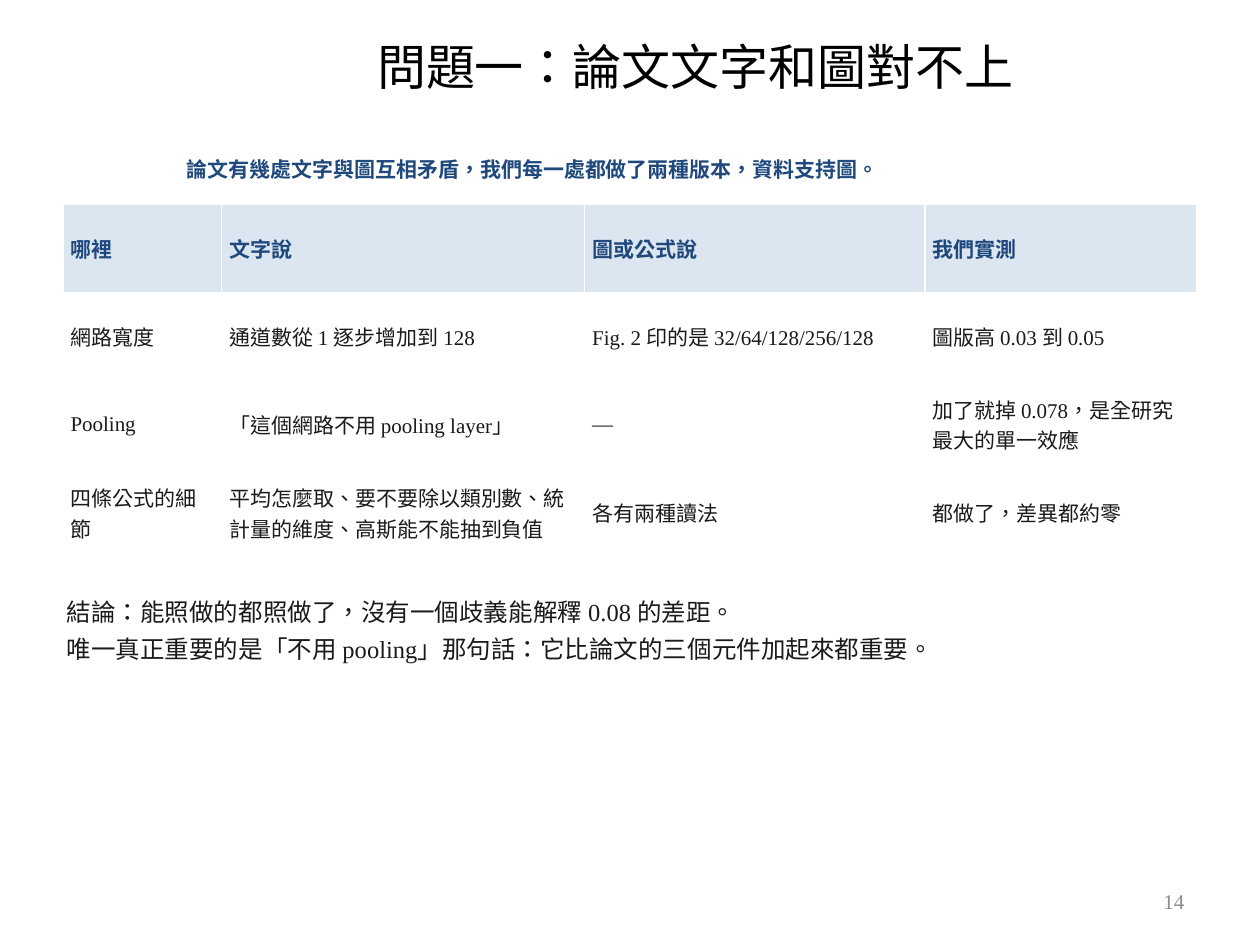
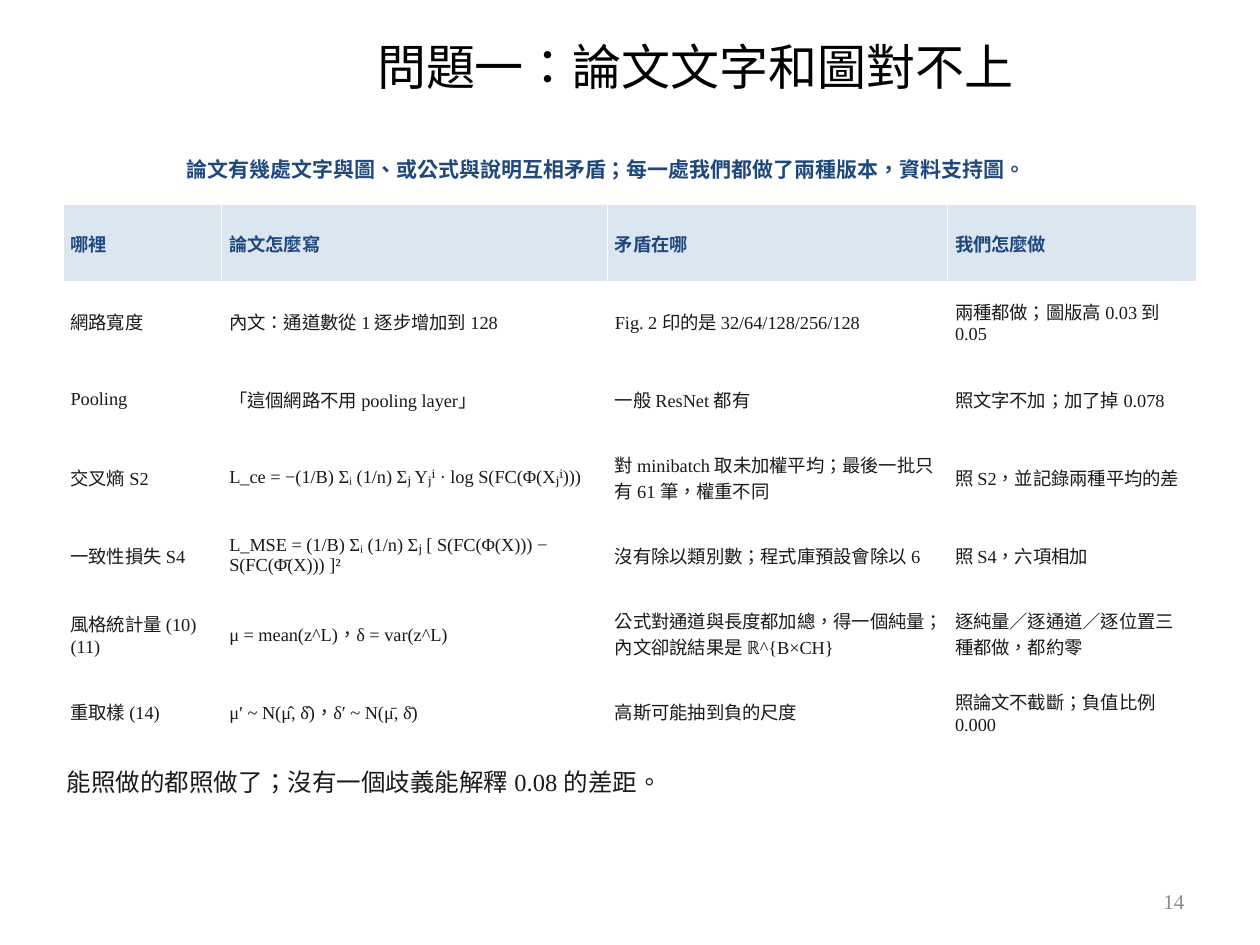
Before and after one commit to wintera1233/cdcnn, a slide deck: slide 14 of reports/09-22-merged.pptx. Drawn at 1260x945 pixels with LibreOffice and Linux fonts; fonts in the diff are those of the drawing; background and template pictures are left out. Boxes give left, top, right and bottom in pixels: in the first picture for what was removed or moved away, otherwise in the second. Text is boxed around its words. In the diff, an @@ line names an element or a change of style, - is before the commit and + after.

```diff
--- a/reports/09-22-merged.pptx
+++ b/reports/09-22-merged.pptx
@@ text at (x1=186, y1=159, x2=1025, y2=180): text changed @@
-論文有幾處文字與圖互相矛盾，我們每一處都做了兩種版本，資料支持圖。
+論文有幾處文字與圖、或公式與說明互相矛盾；每一處我們都做了兩種版本，資料支持圖。
@@ table at (x1=63, y1=204, x2=1197, y2=751) @@
-row 1: 哪裡 | 文字說 | 圖或公式說 | 我們實測
-row 2: 網路寬度 | 通道數從 1 逐步增加到 128 | Fig. 2 印的是 32/64/128/256/128 | 圖版高 0.03 到 0.05
-row 3: Pooling | 「這個網路不用 pooling layer」 | — | 加了就掉 0.078，是全研究最大的單一效應
-row 4: 四條公式的細節 | 平均怎麼取、要不要除以類別數、統計量的維度、高斯能不能抽到負值 | 各有兩種讀法 | 都做了，差異都約零
+row 1: 哪裡 | 論文怎麼寫 | 矛盾在哪 | 我們怎麼做
+row 2: 網路寬度 | 內文：通道數從 1 逐步增加到 128 | Fig. 2 印的是 32/64/128/256/128 | 兩種都做；圖版高 0.03 到 0.05
+row 3: Pooling | 「這個網路不用 pooling layer」 | 一般 ResNet 都有 | 照文字不加；加了掉 0.078
+row 4: 交叉熵 S2 | L_ce = −(1/B) Σᵢ (1/n) Σⱼ Yⱼⁱ · log S(FC(Φ(Xⱼⁱ))) | 對 minibatch 取未加權平均；最後一批只有 61 筆，權重不同 | 照 S2，並記錄兩種平均的差
+row 5: 一致性損失 S4 | L_MSE = (1/B) Σᵢ (1/n) Σⱼ [ S(FC(Φ(X))) − S(FC(Φ̄(X))) ]² | 沒有除以類別數；程式庫預設會除以 6 | 照 S4，六項相加
+row 6: 風格統計量 (10)(11) | μ = mean(z^L)，δ = var(z^L) | 公式對通道與長度都加總，得一個純量；內文卻說結果是 ℝ^{B×CH} | 逐純量／逐通道／逐位置三種都做，都約零
+row 7: 重取樣 (14) | μ′ ~ N(μ̂, δ̂)，δ′ ~ N(μ̄, δ̄) | 高斯可能抽到負的尺度 | 照論文不截斷；負值比例 0.000
@@ text at (x1=67, y1=770, x2=662, y2=794): text changed @@
-結論：能照做的都照做了，沒有一個歧義能解釋 0.08 的差距。
-唯一真正重要的是「不用 pooling」那句話：它比論文的三個元件加起來都重要。
+能照做的都照做了；沒有一個歧義能解釋 0.08 的差距。
```
Also in this commit, not shown: 7 other slides changed, 2 slides removed, 1 other file.
